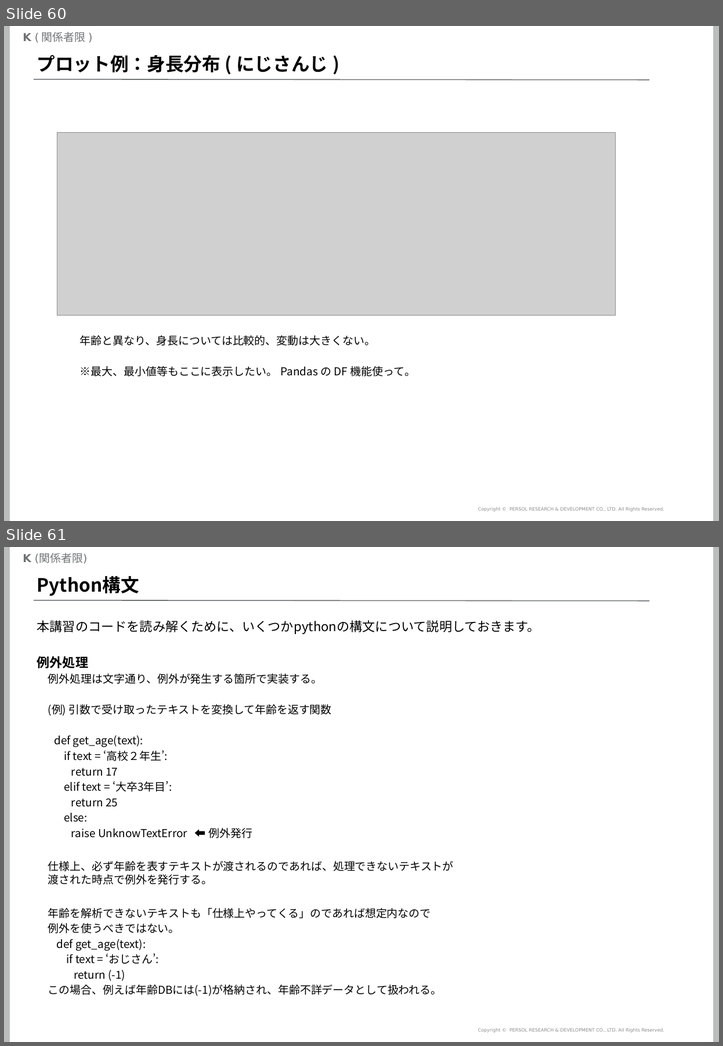
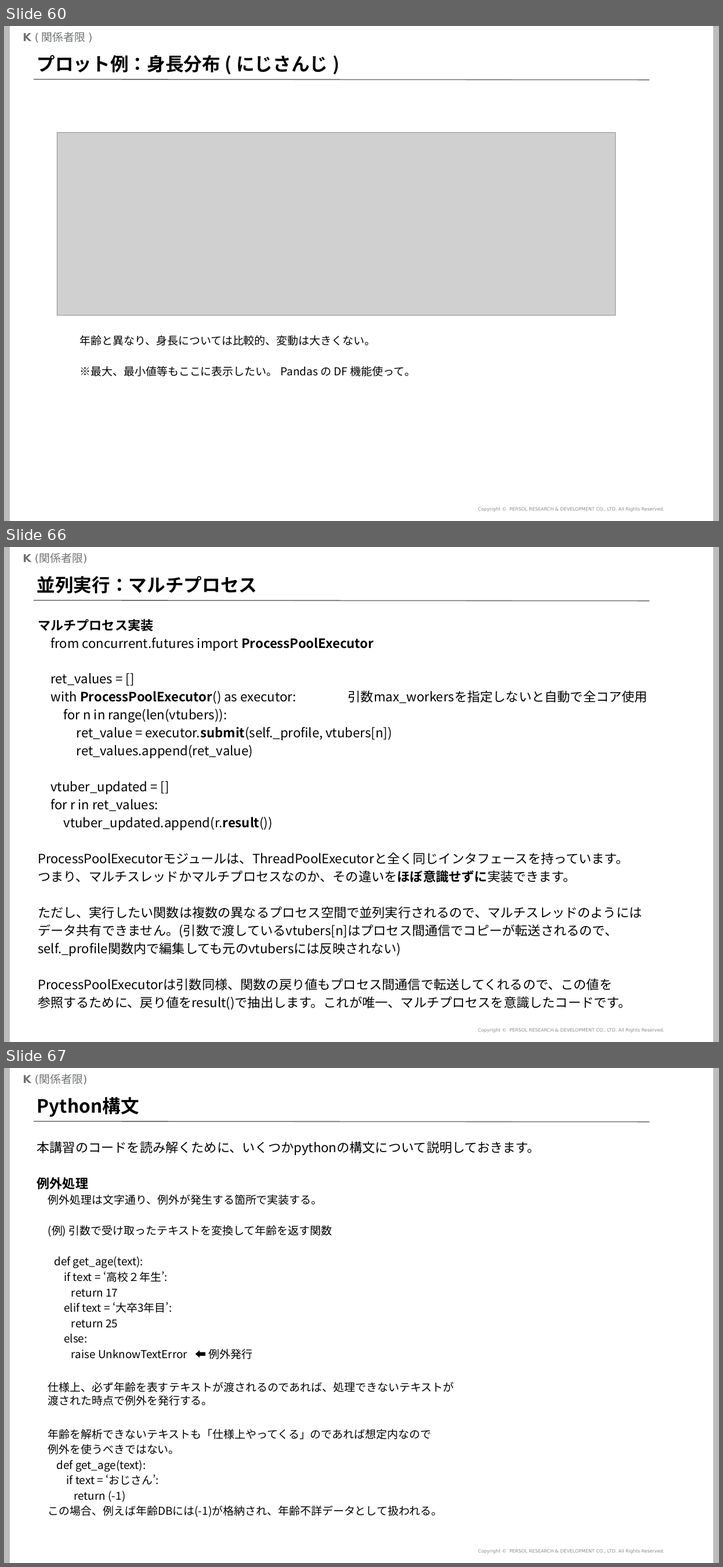
Before and after one commit to mogrodown/python_session, a slide deck: doc/python中級講座_2020.pptx. Shown one above the other, each under a label of ours: slides 60 and 61 before the commit, slides 60, 66 and 67 after it; the slides between them are not shown. The pictures are 723x1046 and 723x1567 pixels, drawn with LibreOffice and Linux fonts; fonts in the diff are those of the drawing; grey boxes stand for pictures; background and template pictures are left out. Boxes give left, top, right and bottom in pixels: in the first picture for what was removed or moved away, otherwise in the second. Text is boxed around its words. In the diff, an @@ line names an element or a change of style, - is before the commit and + after.

```diff
--- a/doc/python中級講座_2020.pptx
+++ b/doc/python中級講座_2020.pptx
@@ slide 66 added at bbox=[4, 547, 719, 1042], background #FFFFFF; not listed: 5 template elements that a slide beside it also shows @@
@@ title added at bbox=[37, 576, 257, 593], 20 pt, text #000000, bold @@
+並列実行：マルチプロセス
@@ text added at bbox=[38, 619, 647, 1009], 14 pt, text #000000 @@
+マルチプロセス実装
+from concurrent.futures import ProcessPoolExecutor
+ret_values = []
+with ProcessPoolExecutor() as executor: 引数max_workersを指定しないと自動で全コア使用
+for n in range(len(vtubers)):
+ret_value = executor.submit(self._profile, vtubers[n])
+ret_values.append(ret_value)
+vtuber_updated = []
+for r in ret_values:
+vtuber_updated.append(r.result())
+ProcessPoolExecutorモジュールは、ThreadPoolExecutorと全く同じインタフェースを持っています。
+つまり、マルチスレッドかマルチプロセスなのか、その違いをほぼ意識せずに実装できます。
+ただし、実行したい関数は複数の異なるプロセス空間で並列実行されるので、マルチスレッドのようには
+データ共有できません。(引数で渡しているvtubers[n]はプロセス間通信でコピーが転送されるので、
+self._profile関数内で編集しても元のvtubersには反映されない)
+ProcessPoolExecutorは引数同様、関数の戻り値もプロセス間通信で転送してくれるので、この値を
+参照するために、戻り値をresult()で抽出します。これが唯一、マルチプロセスを意識したコードです。
@@ what was slide 61 is now slide 67 @@
```
Also in this commit, not shown: 5 other slides added, 3 other files.
